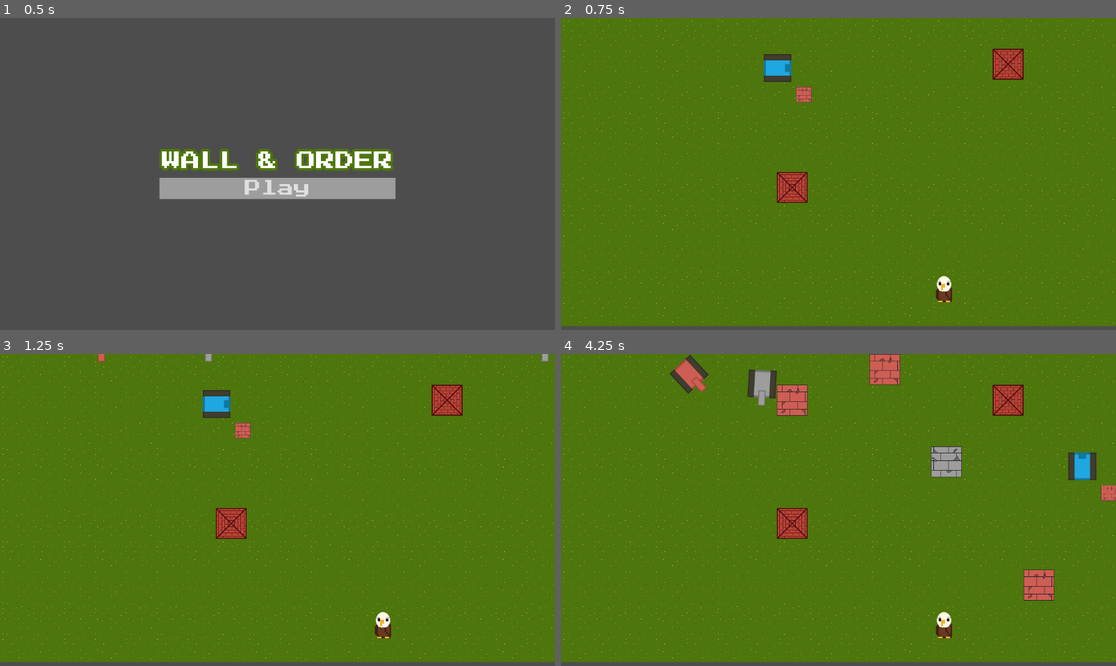
Above: before the commit, frames 1-4 (two rows, left to right).
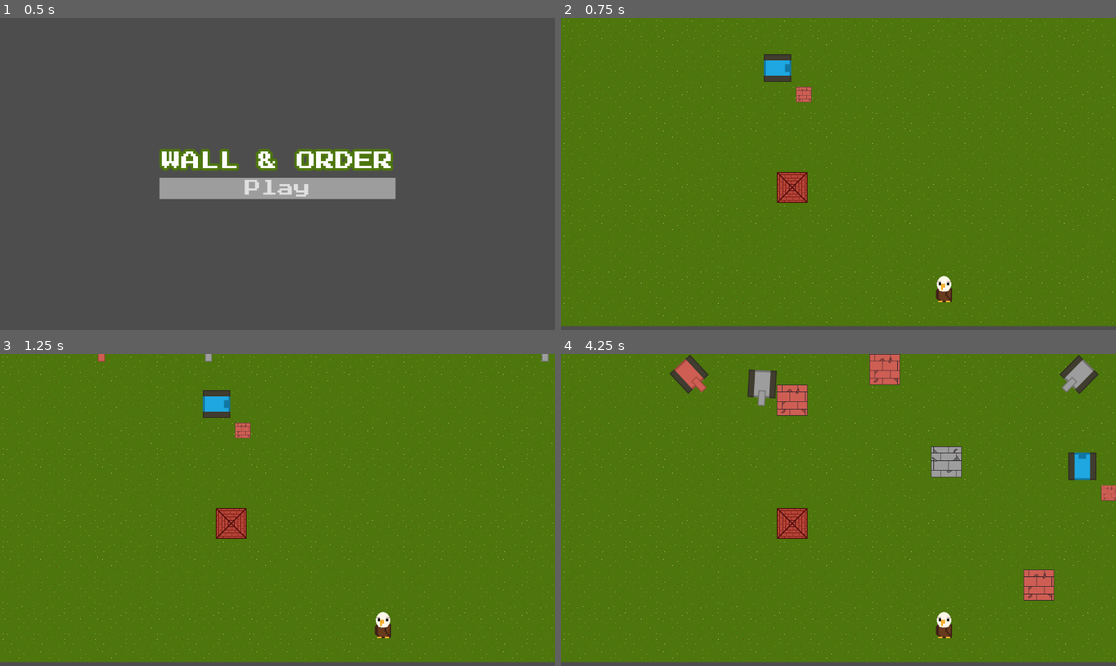
Above: after the commit, the same moments.

Repository: gerep/wall-and-order
Game: Godot game, scene res://scenes/main/main.tscn
Same seed, same stepped clock (60 frames per second), same inputs: the game is played once before the commit and once after it.
Inputs (mouse positions are in pixels of both pictures, inside the frame that each line leads up to):
- Up to frame 1 (0.5 s): no input
- Up to frame 2 (0.75 s): click "Play" at 0.5 s
- Up to frame 3 (1.25 s): no input
- Up to frame 4 (4.25 s): move the mouse to (960, 494) at 1.27 s; hold Right (ui_right) 1.28-2.03 s; hold Space (place) 1.28-2.03 s; move the mouse to (727, 525) at 2.02 s; hold Down (ui_down) 2.03-2.78 s; tap Space (place) at 2.1, 3.6 s; move the mouse to (894, 441) at 2.77 s; hold Right (ui_right) 2.78-3.53 s; hold Space (place) 2.78-3.53 s; move the mouse to (810, 572) at 3.52 s; hold Up (ui_up) from 3.53 s (still down)

Frame 1 is identical in both runs. In frame 2, 0.6% of the frame differs, in the area x 77-84%, y 9-20%; in frame 3, 0.6%; in frame 4, 1.1%, in the area x 77-97%, y 0-20%.

Commit message:
add more sounds

Diff:
--- a/project.godot
+++ b/project.godot
@@ -67,6 +67,7 @@
 2d_physics/layer_3="ENEMY"
 2d_physics/layer_4="STONE_WALL"
 2d_physics/layer_5="BRICK_WALL"
+2d_physics/layer_6="TOWER"
 
 [physics]
 
--- a/scenes/enemies/enemy.gd
+++ b/scenes/enemies/enemy.gd
@@ -84,6 +84,7 @@
 		return
 
 	if ray_cast_2d.is_colliding():
+		print(ray_cast_2d.get_collider())
 		if ray_cast_2d.get_collider() is TileMapLayer:
 			var map_coord = tilemap_layer.local_to_map(ray_cast_2d.get_collision_point())
 			if tilemap_layer.get_cell_atlas_coords(map_coord) == target_wall:
--- a/scenes/enemies/enemy.tscn
+++ b/scenes/enemies/enemy.tscn
@@ -25,7 +25,7 @@
 
 [node name="RayCast2D" type="RayCast2D" parent="." unique_id=732374594]
 target_position = Vector2(111, 0)
-collision_mask = 24
+collision_mask = 56
 
 [node name="ShootingTimer" type="Timer" parent="." unique_id=1873695740]
 wait_time = 5.0
--- a/scenes/level/level.gd
+++ b/scenes/level/level.gd
@@ -6,6 +6,8 @@
 
 const WALKABLE_TILE: Vector2i = Vector2i(0, 0)
 const TOWER_SCENE = preload("uid://ckod6a185q6fh")
+const GAME_OVER_SOUND: AudioStream = preload("uid://ck0r18gxjpbcy")
+const NEW_WAVE_SOUND: AudioStream = preload("uid://1hq430l5skq3")
 const enemies: Array = [preload("uid://drgu2o61e8iki"), preload("uid://cjxa2ahc3d6py")]
 
 var screen_width: float
@@ -13,6 +15,8 @@
 var current_wave: int = 1
 
 var number_of_tanks: int
+
+var game_ended_received: bool
 
 
 func _ready() -> void:
@@ -24,7 +28,7 @@
 
 	_update_number_of_tanks()
 	_spawn_enemy(number_of_tanks)
-	_place_towers(2)
+	_place_towers(1)
 
 	GameManager.tile_destroyed.connect(_on_tile_destroyed)
 	GameManager.game_ended.connect(_on_game_ended)
@@ -73,6 +77,13 @@
 
 
 func _on_game_ended() -> void:
+	if game_ended_received:
+		return
+
+	game_ended_received = true
+	AudioManager.play(GAME_OVER_SOUND)
+	await get_tree().create_timer(2.30).timeout
+
 	GameManager.go_to_gameover_menu()
 
 
@@ -86,5 +97,6 @@
 
 
 func _on_round_start_timer_timeout() -> void:
-	print("round timer timeout")
+	AudioManager.play(NEW_WAVE_SOUND)
+	await get_tree().create_timer(2.0).timeout
 	_spawn_enemy(number_of_tanks)
Not shown, added: assets/sound/game_over.wav.import
Not shown, added: assets/sound/new_wave.mp3.import
Not shown, added: assets/sound/game_over.wav
Not shown, added: assets/sound/new_wave.mp3
